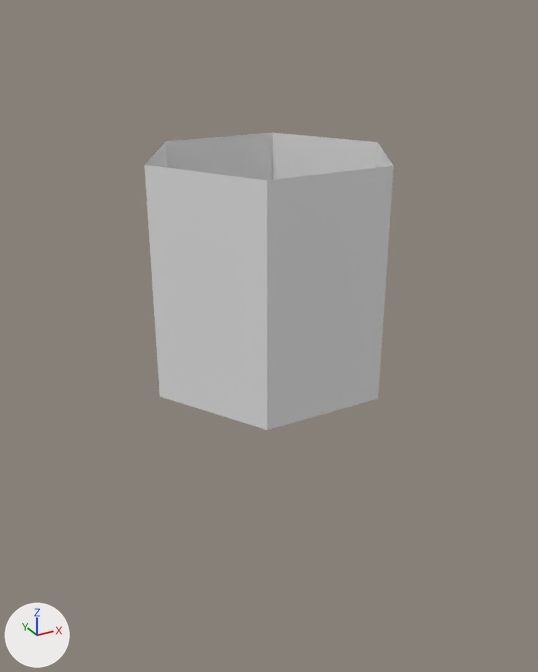
Two versions of the Blender file Assets/Models/Modul_Leiter.blend, one commit apart.
Before and after are seen from a 50 mm lens placed at (-5.47, -9.91, 12.77), pointed at (0.05, 0.13, 7.75). The lights are fixed; the arrows at lower left show +X, +Y and +Z. Objects named as collision shapes, trigger or cutter boxes, shadow casters or lower levels of detail are left out.

The first picture shows 'Leiterschacht'.
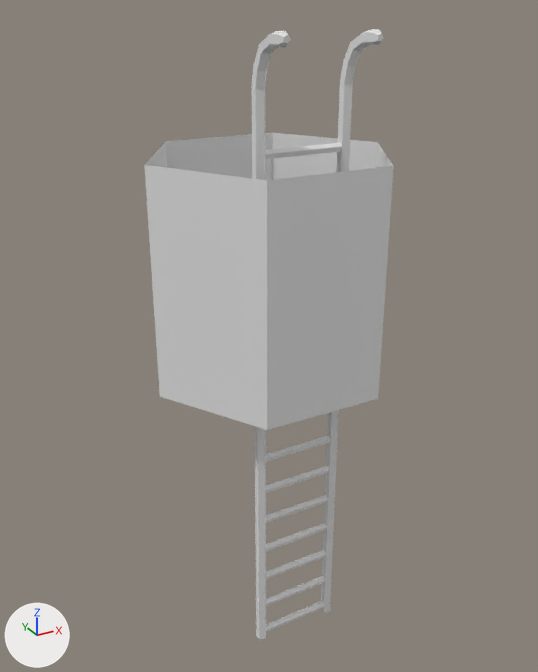
Commit message: edit Leiter

Scene script edits in JSON lines:
```json
{"op": "add", "block": "me_circle_001", "code": ["me_circle_001 = bpy.data.meshes.new('Circle.001')", "me_circle_001.from_pydata(...)  # 280 vertices, 206 faces; spans x -0.05..0.37, y -0.75..0.05, z -0.05..5.22"]}
{"op": "add", "block": "ob_circle", "code": ["ob_circle = bpy.data.objects.new('Circle', me_circle_001)", "ob_circle.location = (0.69, -0.94, 2.43)", "ob_circle.rotation_euler = (0.0, 0.0, 4.712)  # degrees (0, 0, 270)", "ob_circle.scale = (1.93, 1.93, 1.93)"]}
```

Boxes [x1, y1, x2, y2] around the edits, measured in the pictures (538 x 672 px):
```json
{"object": "Circle", "change": "added", "after": [251, 29, 384, 642]}
```
